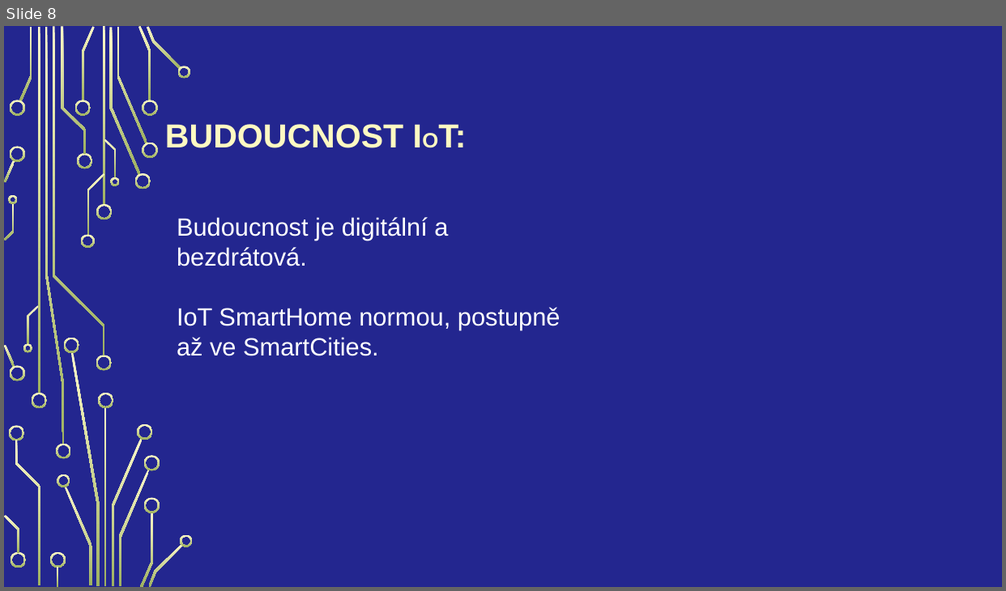
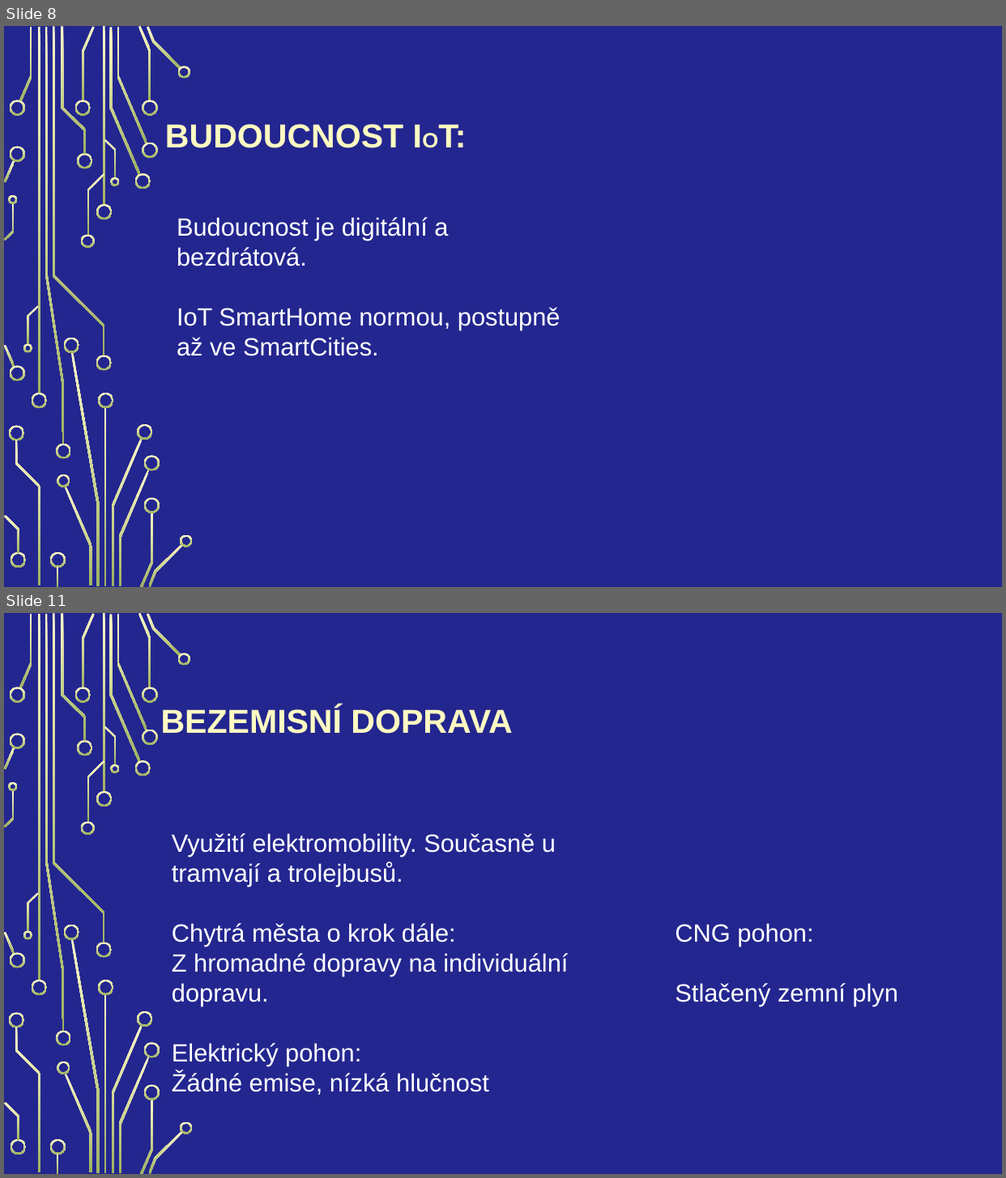
Before and after one commit to Vojta2809/Internet-v-c-a-chytr-m-sta, a slide deck: langsadl.pptx. Shown one above the other, each under a label of ours: slide 8 before the commit, slides 8 and 11 after it; the slides between them are not shown. The pictures are 1006x591 and 1006x1178 pixels, drawn with LibreOffice and Linux fonts; fonts in the diff are those of the drawing; background and template pictures are left out. Boxes give left, top, right and bottom in pixels: in the first picture for what was removed or moved away, otherwise in the second. Text is boxed around its words. In the diff, an @@ line names an element or a change of style, - is before the commit and + after.

```diff
--- a/langsadl.pptx
+++ b/langsadl.pptx
@@ slide 11 added at box(4, 613, 1002, 1174), background picture (left out); not listed: 54 template elements that a slide beside it also shows @@
@@ title added at box(161, 706, 512, 734), 32 pt, text #FEFAC2, bold @@
+BEZEMISNÍ DOPRAVA
@@ text added at box(172, 833, 568, 1095), 24 pt, text #FFFFFF @@
+Využití elektromobility. Současně u tramvají a trolejbusů.
+Chytrá města o krok dále:
+Z hromadné dopravy na individuální dopravu.
+Elektrický pohon:
+Žádné emise, nízká hlučnost
@@ text added at box(675, 923, 898, 1007), 24 pt, text #FFFFFF @@
+CNG pohon:
+Stlačený zemní plyn
```
Also in this commit, not shown: 2 slides changed, 5 other slides added.
